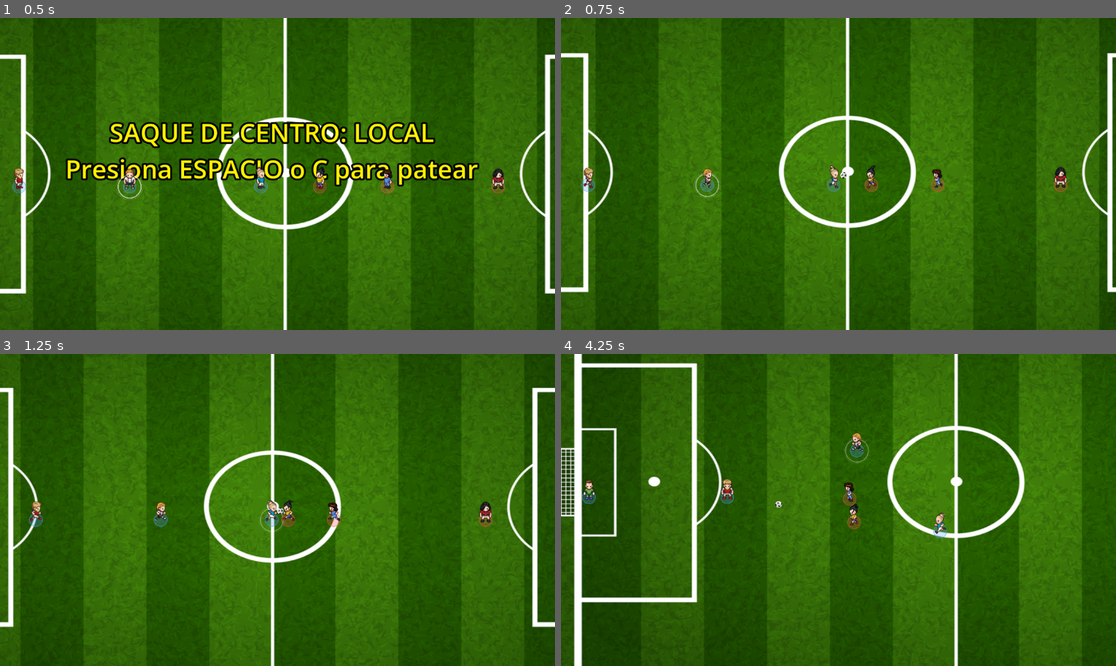
Above: before the commit, frames 1-4 (two rows, left to right).
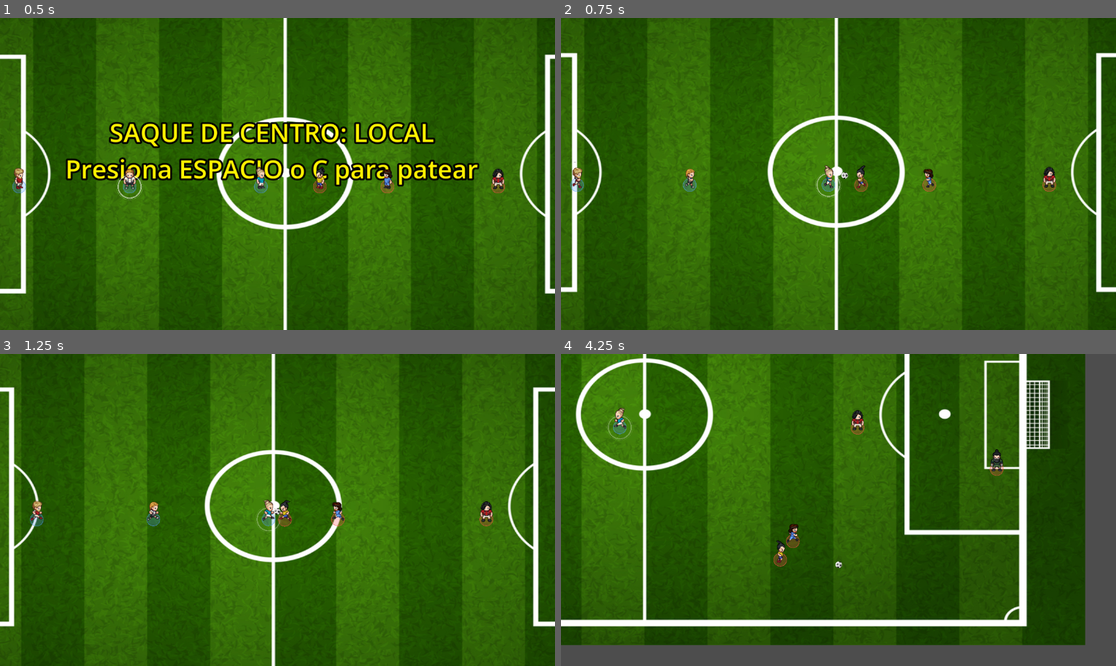
Above: after the commit, the same moments.

Repository: Leiazel/Mini-Football
Game: Godot game, scene res://mundo.tscn
Two runs of this game, one before a commit and one after it. Both use one fixed random seed, a clock stepped at 60 frames per second and the inputs below.
Inputs:
- Up to frame 1 (0.5 s): no input
- Up to frame 2 (0.75 s): tap Space at 0.5 s; hold Right (ui_right) from 0.53 s (still down); hold Q from 0.53 s (still down)
- Up to frame 3 (1.25 s): keep holding Right (ui_right); keep holding Q; tap R at 0.8 s
- Up to frame 4 (4.25 s): release Right (ui_right) at 1.28 s; release Q at 1.28 s; hold Down (ui_down) 1.28-2.03 s; tap R at 1.35, 2.3 s; tap Q at 1.55, 2.85 s; hold Right (ui_right) 2.03-2.78 s; hold C (patear) 2.03-2.78 s; hold Up (ui_up) 2.78-3.53 s; hold Left (ui_left) from 3.53 s (still down); hold R from 3.53 s (still down)

Frame 1 is identical in both runs. In frame 2, 18% of the frame differs, in the area x 0-100%, y 0-100%; in frame 3, 3.9%; in frame 4, 65%.

Commit message:
Cambio de jugador con Q y modifico readme

Diff:
--- a/Mini-Football/Mundo.gd
+++ b/Mini-Football/Mundo.gd
@@ -110,8 +110,8 @@
 		p.activar_kickoff()
 
 func _process(delta: float):
-	# --- CAMBIO DE JUGADOR (R) ---
-	if Input.is_key_pressed(KEY_R) or Input.is_physical_key_pressed(KEY_R):
+	# --- CAMBIO DE JUGADOR (Q) ---
+	if Input.is_key_pressed(KEY_Q) or Input.is_physical_key_pressed(KEY_Q):
 		# Usamos un cooldown interno o solo just_pressed
 		pass # Lo manejamos mejor en _unhandled_input para evitar ráfagas
 
@@ -233,7 +233,7 @@
 
 func _unhandled_input(event):
 	if event is InputEventKey and event.pressed and not event.echo:
-		if event.keycode == KEY_R:
+		if event.keycode == KEY_Q:
 			_cambiar_jugador_activo()
 
 func _cambiar_jugador_activo():
Not shown, changed: Mini-Football/Exports/web/Mini-Football.pck
Not shown, changed: README.md
Not shown, changed: index.html
